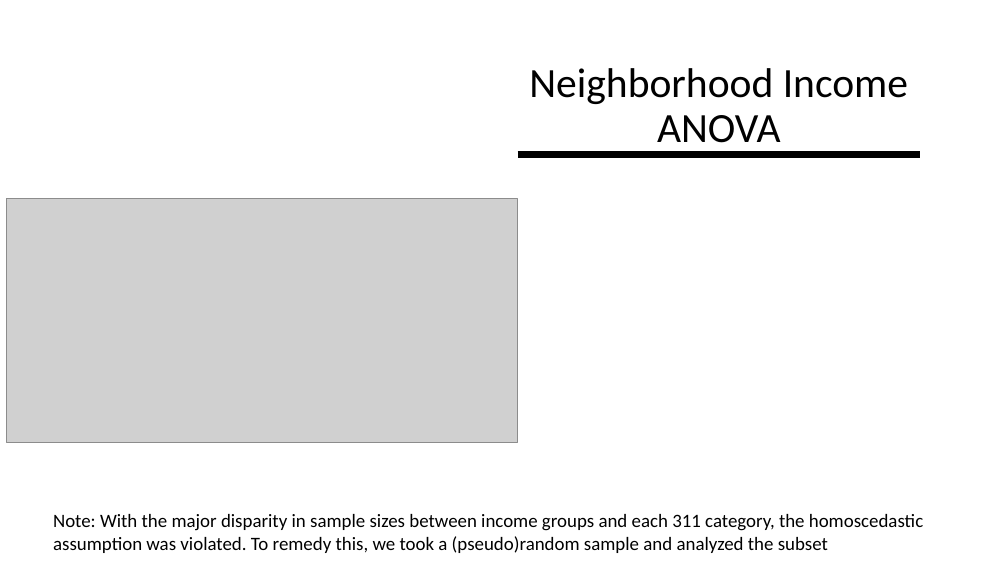
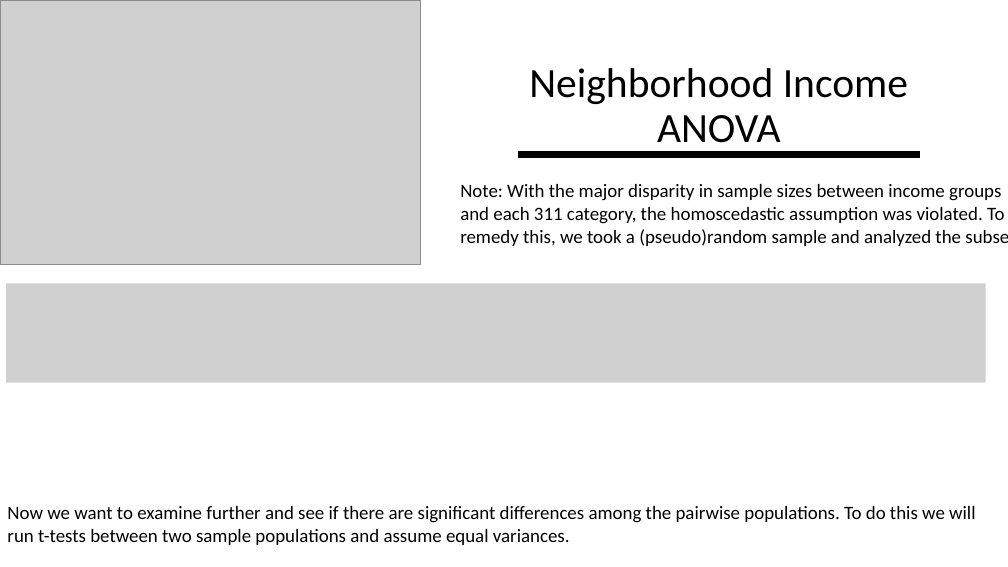
Before and after one commit to AlexSchaefferEdu/GP1, a slide deck: slide 15 of Project 1 Presentation.pptx (slide 11 before the commit). Drawn at 1008x567 pixels with LibreOffice and Linux fonts; fonts in the diff are those of the drawing; grey boxes stand for pictures. Boxes give left, top, right and bottom in pixels: in the first picture for what was removed or moved away, otherwise in the second. Text is boxed around its words. In the diff, an @@ line names an element or a change of style, - is before the commit and + after.

```diff
--- a/Project 1 Presentation.pptx
+++ b/Project 1 Presentation.pptx
@@ picture added at bbox=[0, 0, 420, 265] @@
@@ text "Note: With the major disparity ..." rewrapped from bbox=[53, 514, 923, 553] to bbox=[460, 184, 1004, 246] @@
@@ picture removed at bbox=[7, 199, 518, 442] @@
@@ picture added at bbox=[6, 284, 986, 383] @@
@@ text added at bbox=[7, 506, 975, 545], 18 pt, text #000000 @@
+Now we want to examine further and see if there are significant differences among the pairwise populations. To do this we will run t-tests between two sample populations and assume equal variances.
```
Also in this commit, not shown: 7 other slides changed, 13 slides added, 3 slides removed, 4 other files.
